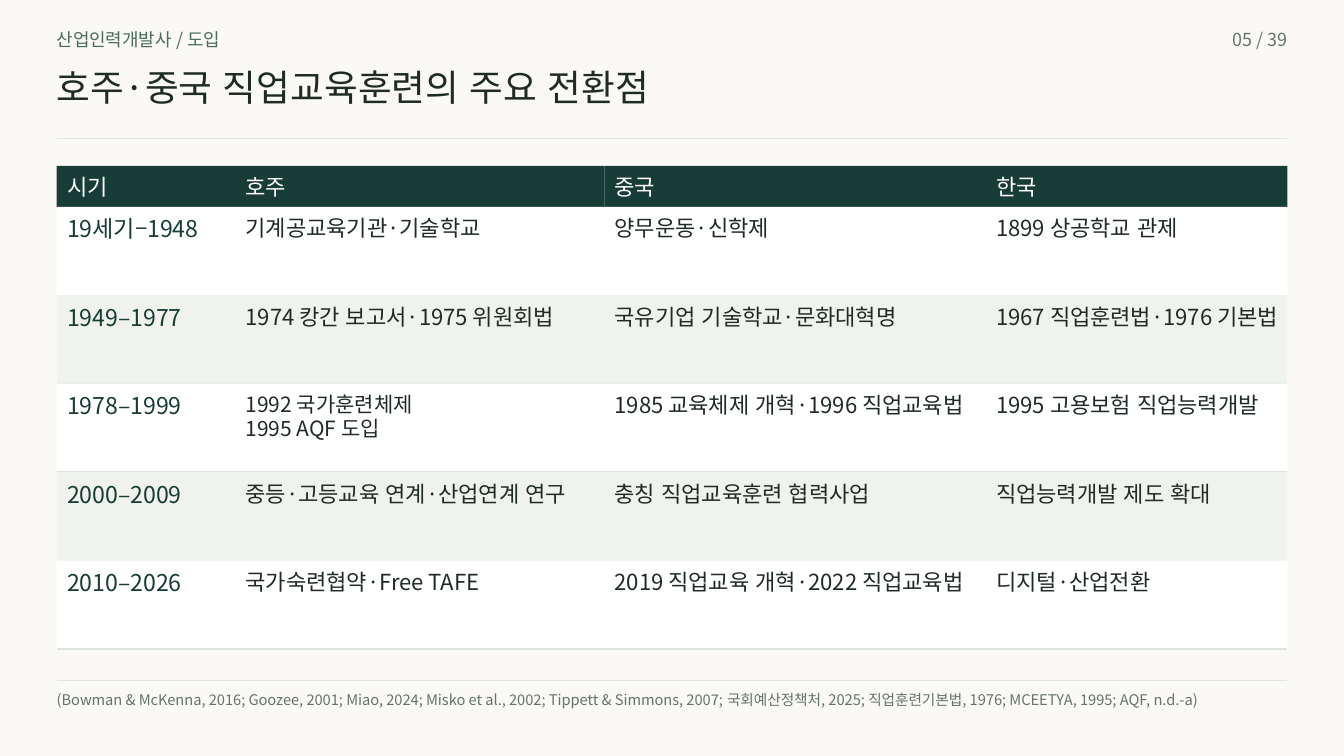
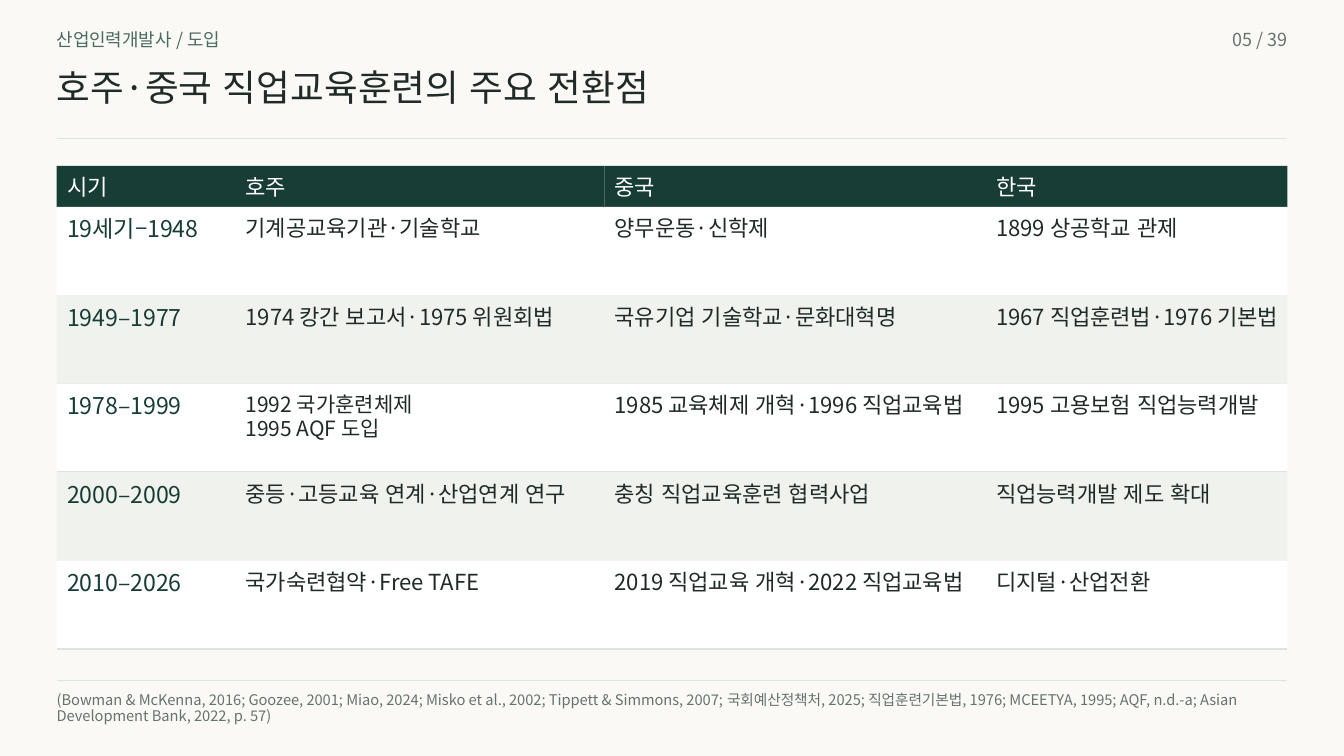
Before and after one commit to 01Chungee10/vet-history-rehearsal, a slide deck: slide 5 of au-cn-2026/presentation.pptx. Drawn at 1344x756 pixels with LibreOffice and Linux fonts; fonts in the diff are those of the drawing. Boxes give left, top, right and bottom in pixels: in the first picture for what was removed or moved away, otherwise in the second. Text is boxed around its words. In the diff, an @@ line names an element or a change of style, - is before the commit and + after.

```diff
--- a/au-cn-2026/presentation.pptx
+++ b/au-cn-2026/presentation.pptx
@@ text at <box>57,693,1237,709</box>: text changed @@
-(Bowman & McKenna, 2016; Goozee, 2001; Miao, 2024; Misko et al., 2002; Tippett & Simmons, 2007; 국회예산정책처, 2025; 직업훈련기본법, 1976; MCEETYA, 1995; AQF, n.d.-a)
+(Bowman & McKenna, 2016; Goozee, 2001; Miao, 2024; Misko et al., 2002; Tippett & Simmons, 2007; 국회예산정책처, 2025; 직업훈련기본법, 1976; MCEETYA, 1995; AQF, n.d.-a; Asian
@@ text added at <box>57,707,271,725</box>, 10.5 pt, text #66736D @@
+Development Bank, 2022, p. 57)
```
Also in this commit, not shown: 8 other slides changed, 19 other files.
